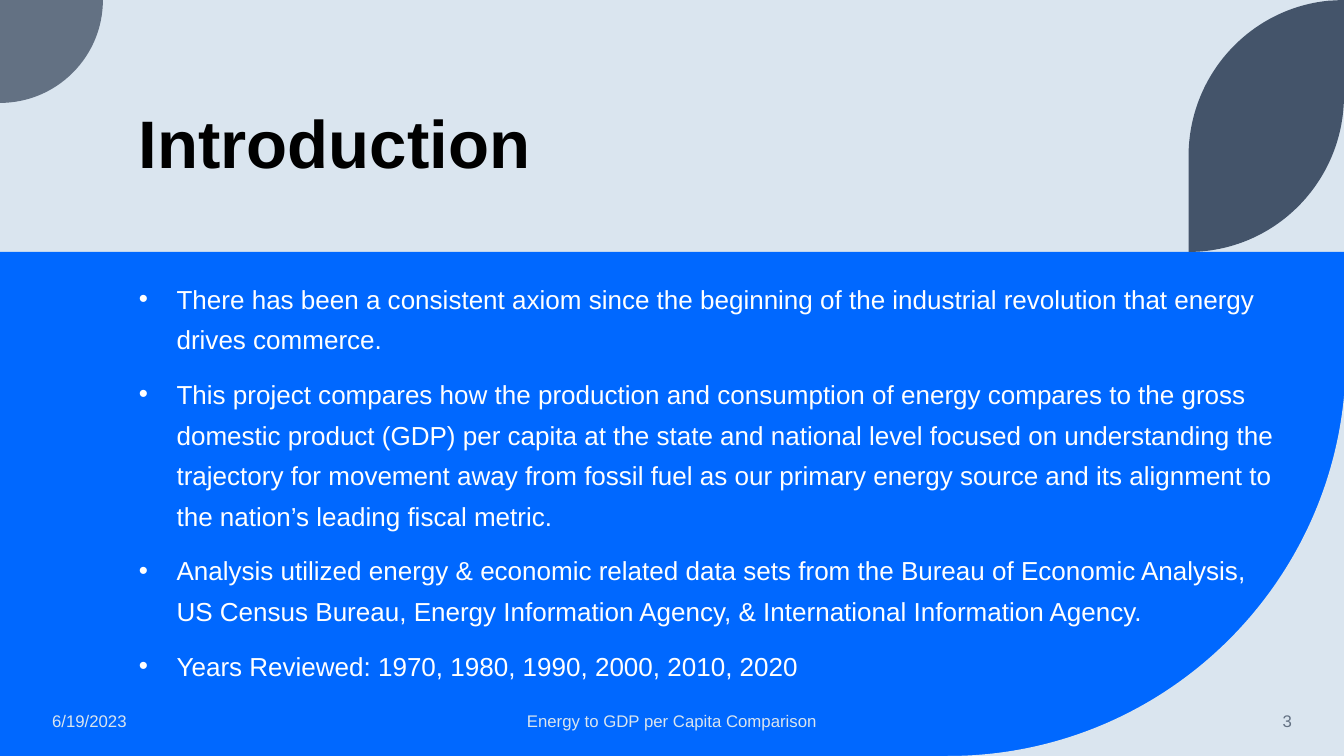
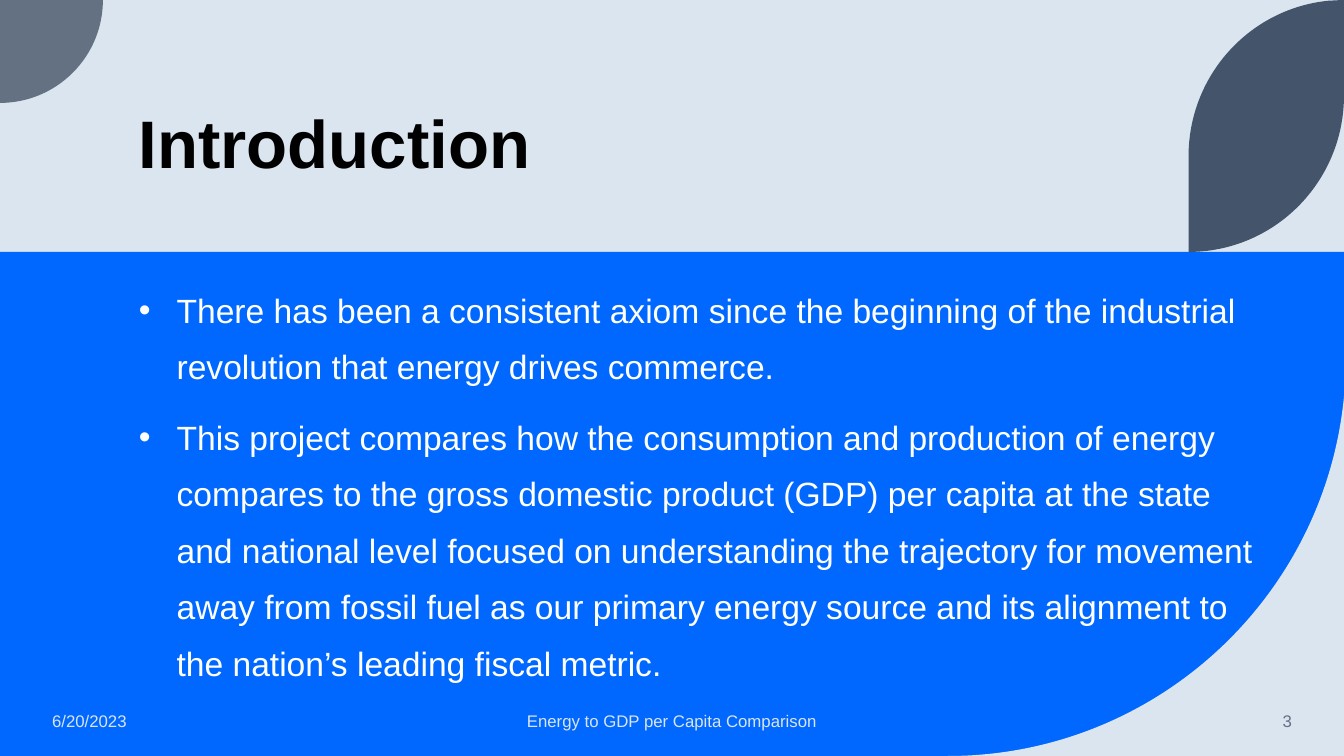
Before and after one commit to lawrence-haggerty/haggerty_energy_gdp_capstone, a slide deck: slide 3 of presentation/haggerty_energy_gdp_1.pptx. Drawn at 1344x756 pixels with LibreOffice and Linux fonts; fonts in the diff are those of the drawing. Boxes give left, top, right and bottom in pixels: in the first picture for what was removed or moved away, otherwise in the second. Text is boxed around its words. In the diff, an @@ line names an element or a change of style, - is before the commit and + after.

```diff
--- a/presentation/haggerty_energy_gdp_1.pptx
+++ b/presentation/haggerty_energy_gdp_1.pptx
@@ text at <box>177,298,1235,386</box>: size 18.6 to 24 pt in "There has been a consistent axiom since ..."; line spacing 1.3 to 1.4 @@
@@ text at <box>177,425,1252,683</box>: text changed; size 18.6 to 24 pt @@
-• This project compares how the production and consumption of energy compares to the gross domestic product (GDP) per capita at the state and national level focused on understanding the trajectory for movement away from fossil fuel as our primary energy source and its alignment to the nation’s leading fiscal metric.
-• Analysis utilized energy & economic related data sets from the Bureau of Economic Analysis, US Census Bureau, Energy Information Agency, & International Information Agency.
-• Years Reviewed: 1970, 1980, 1990, 2000, 2010, 2020
+• This project compares how the consumption and production of energy compares to the gross domestic product (GDP) per capita at the state and national level focused on understanding the trajectory for movement away from fossil fuel as our primary energy source and its alignment to the nation’s leading fiscal metric.
@@ text at <box>52,715,127,727</box>: text changed @@
-6/19/2023
+6/20/2023
```
Also in this commit, not shown: 18 other slides changed, 1 other file.
